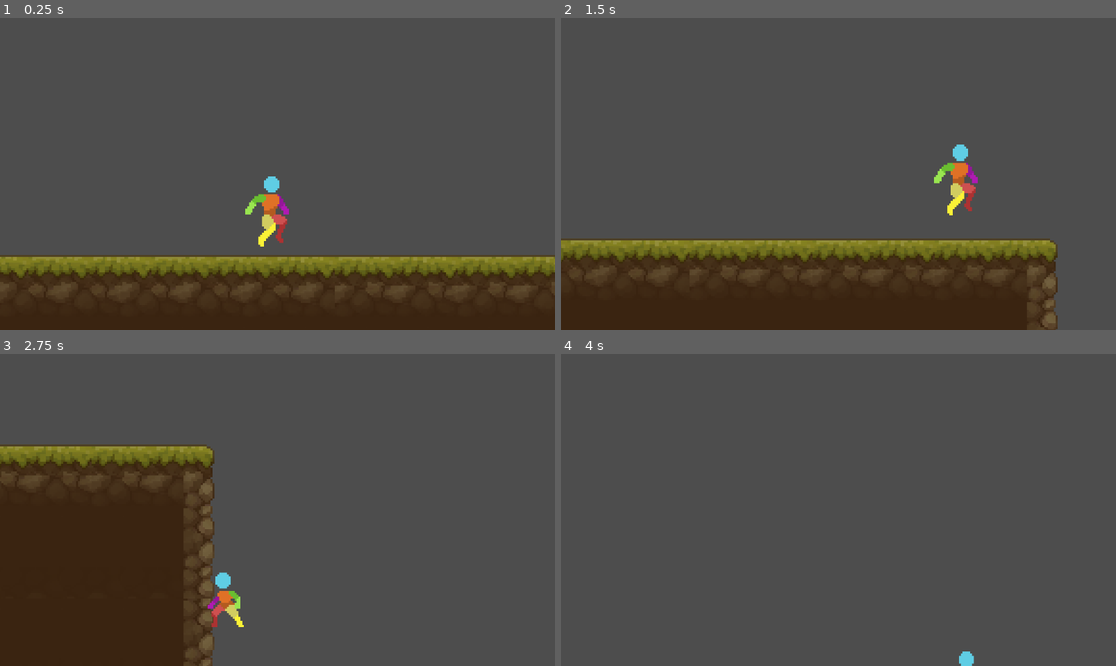
Above: before the commit, frames 1-4 (two rows, left to right).
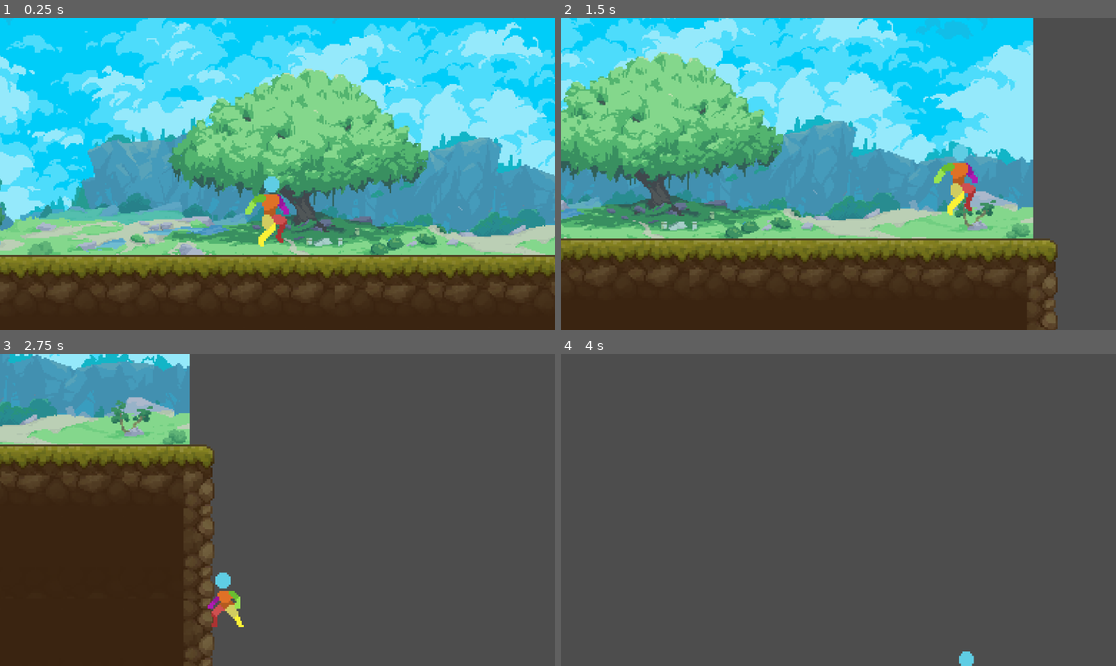
Above: after the commit, the same moments.

Repository: KobyS82/Platformer
Game: Godot game, scene res://Levels/test_level.tscn
The game is run twice, just before and just after one commit, with the same random seed, the same clock (stepped at 60 frames per second) and the same inputs.
Inputs:
- Up to frame 1 (0.25 s): no input
- Up to frame 2 (1.5 s): hold D (right) from 0.53 s (still down); tap Space (jump) at 0.6, 0.77, 1.07, 1.35 s
- Up to frame 3 (2.75 s): tap Space (jump) at 1.52, 1.82, 2.1 s; release D (right) at 2.03 s; hold A (left) from 2.03 s (still down)
- Up to frame 4 (4 s): release A (left) at 2.78 s; hold D (right) from 2.78 s (still down); tap Space (jump) at 2.85, 3.02, 3.32, 3.6, 3.77 s

The runs differ from the first frame. In frame 1, 75% of the frame differs, in the area x 0-100%, y 0-76%; in frame 2, 59%; in frame 3, 9.9%; in frame 4, nothing differs.

Commit message:
added background and started state machine

Diff:
--- a/Character/player.tscn
+++ b/Character/player.tscn
@@ -288,12 +288,123 @@
 radius = 6.5
 height = 29.0
 
+[sub_resource type="Animation" id="Animation_xev0a"]
+resource_name = "idle"
+loop_mode = 1
+tracks/0/type = "value"
+tracks/0/imported = false
+tracks/0/enabled = true
+tracks/0/path = NodePath("Sprite2D:texture")
+tracks/0/interp = 1
+tracks/0/loop_wrap = true
+tracks/0/keys = {
+"times": PackedFloat32Array(0),
+"transitions": PackedFloat32Array(1),
+"update": 1,
+"values": [ExtResource("1_6qlk8")]
+}
+tracks/1/type = "value"
+tracks/1/imported = false
+tracks/1/enabled = true
+tracks/1/path = NodePath("Sprite2D:hframes")
+tracks/1/interp = 1
+tracks/1/loop_wrap = true
+tracks/1/keys = {
+"times": PackedFloat32Array(0),
+"transitions": PackedFloat32Array(1),
+"update": 1,
+"values": [10]
+}
+tracks/2/type = "value"
+tracks/2/imported = false
+tracks/2/enabled = true
+tracks/2/path = NodePath("Sprite2D:frame")
+tracks/2/interp = 1
+tracks/2/loop_wrap = true
+tracks/2/keys = {
+"times": PackedFloat32Array(0, 0.1, 0.2, 0.3, 0.4, 0.5, 0.6, 0.7, 0.8, 0.9, 1),
+"transitions": PackedFloat32Array(1, 1, 1, 1, 1, 1, 1, 1, 1, 1, 1),
+"update": 1,
+"values": [0, 1, 2, 3, 4, 5, 6, 7, 8, 9, 9]
+}
+
+[sub_resource type="Animation" id="Animation_sdvi7"]
+length = 0.001
+tracks/0/type = "value"
+tracks/0/imported = false
+tracks/0/enabled = true
+tracks/0/path = NodePath("Sprite2D:frame")
+tracks/0/interp = 1
+tracks/0/loop_wrap = true
+tracks/0/keys = {
+"times": PackedFloat32Array(0),
+"transitions": PackedFloat32Array(1),
+"update": 1,
+"values": [0]
+}
+
+[sub_resource type="Animation" id="Animation_4gx30"]
+resource_name = "run"
+length = 0.8
+loop_mode = 1
+tracks/0/type = "value"
+tracks/0/imported = false
+tracks/0/enabled = true
+tracks/0/path = NodePath("Sprite2D:texture")
+tracks/0/interp = 1
+tracks/0/loop_wrap = true
+tracks/0/keys = {
+"times": PackedFloat32Array(0),
+"transitions": PackedFloat32Array(1),
+"update": 1,
+"values": [ExtResource("5_2fnwr")]
+}
+tracks/1/type = "value"
+tracks/1/imported = false
+tracks/1/enabled = true
+tracks/1/path = NodePath("Sprite2D:hframes")
+tracks/1/interp = 1
+tracks/1/loop_wrap = true
+tracks/1/keys = {
+"times": PackedFloat32Array(0),
+"transitions": PackedFloat32Array(1),
+"update": 1,
+"values": [8]
+}
+tracks/2/type = "value"
+tracks/2/imported = false
+tracks/2/enabled = true
+tracks/2/path = NodePath("Sprite2D:frame")
+tracks/2/interp = 1
+tracks/2/loop_wrap = true
+tracks/2/keys = {
+"times": PackedFloat32Array(0, 0.1, 0.2, 0.3, 0.4, 0.5, 0.6, 0.7),
+"transitions": PackedFloat32Array(1, 1, 1, 1, 1, 1, 1, 1),
+"update": 1,
+"values": [0, 1, 2, 3, 4, 5, 6, 7]
+}
+
+[sub_resource type="AnimationLibrary" id="AnimationLibrary_7jesx"]
+_data = {
+"RESET": SubResource("Animation_sdvi7"),
+"idle": SubResource("Animation_xev0a"),
+"run": SubResource("Animation_4gx30")
+}
+
+[sub_resource type="AnimationNodeBlendSpace1D" id="AnimationNodeBlendSpace1D_qgxkq"]
+
+[sub_resource type="AnimationNodeStateMachine" id="AnimationNodeStateMachine_hakgs"]
+states/Move/node = SubResource("AnimationNodeBlendSpace1D_qgxkq")
+states/Move/position = Vector2(379, 100)
+
+[sub_resource type="AnimationNodeStateMachinePlayback" id="AnimationNodeStateMachinePlayback_1xv2o"]
+
 [node name="Player" type="CharacterBody2D"]
 script = ExtResource("1_20lvu")
 
 [node name="AnimatedSprite2D" type="AnimatedSprite2D" parent="."]
 sprite_frames = SubResource("SpriteFrames_flgpq")
-animation = &"jump_end"
+animation = &"idle"
 autoplay = "idle"
 centered = false
 offset = Vector2(-25, -23.5)
@@ -302,4 +413,20 @@
 position = Vector2(0, 2)
 shape = SubResource("CapsuleShape2D_qmql6")
 
+[node name="Sprite2D" type="Sprite2D" parent="."]
+position = Vector2(-1, 0)
+texture = ExtResource("1_6qlk8")
+hframes = 10
+
+[node name="AnimationPlayer" type="AnimationPlayer" parent="."]
+libraries = {
+"": SubResource("AnimationLibrary_7jesx")
+}
+
+[node name="AnimationTree" type="AnimationTree" parent="."]
+tree_root = SubResource("AnimationNodeStateMachine_hakgs")
+anim_player = NodePath("../AnimationPlayer")
+parameters/playback = SubResource("AnimationNodeStateMachinePlayback_1xv2o")
+parameters/Move/blend_position = 0
+
 [connection signal="animation_finished" from="AnimatedSprite2D" to="." method="_on_animated_sprite_2d_animation_finished"]
--- a/Levels/test_level.tscn
+++ b/Levels/test_level.tscn
@@ -1,7 +1,8 @@
-[gd_scene load_steps=5 format=3 uid="uid://dmkojrnjfis65"]
+[gd_scene load_steps=6 format=3 uid="uid://dmkojrnjfis65"]
 
 [ext_resource type="Texture2D" uid="uid://byynbbkiqfn8x" path="res://Art/Pixel Art Platformer - Village Props v2.3.0/Texture/TX Tileset Ground.png" id="1_gsw5c"]
 [ext_resource type="PackedScene" uid="uid://dpvnl2r8umfw" path="res://Character/player.tscn" id="2_863o4"]
+[ext_resource type="Texture2D" uid="uid://cfgadrvfy58lq" path="res://Art/Windrise Background/windrise-background.png" id="3_e5lcm"]
 
 [sub_resource type="TileSetAtlasSource" id="TileSetAtlasSource_oivqp"]
 texture = ExtResource("1_gsw5c")
@@ -2024,7 +2025,7 @@
 sources/0 = SubResource("TileSetAtlasSource_oivqp")
 
 [node name="TestLevel" type="Node2D"]
-position = Vector2(315, 49)
+position = Vector2(338, 37)
 scale = Vector2(0.995097, 1.00109)
 
 [node name="TileMap" type="TileMap" parent="."]
@@ -2049,3 +2050,12 @@
 position_smoothing_enabled = true
 drag_horizontal_enabled = true
 drag_vertical_enabled = true
+
+[node name="TextureRect" type="TextureRect" parent="."]
+z_index = -3
+offset_left = -408.0
+offset_top = -105.885
+offset_right = -26.0004
+offset_bottom = 37.1154
+texture = ExtResource("3_e5lcm")
+expand_mode = 1
Binary file added: Art/Asset Pack-V3/Basic Sword Attack 1/player sword atk 64x64.aseprite
Binary file added: Art/Asset Pack-V3/Basic Sword Attack 1/player sword atk 64x64.png
Not shown, added: Art/Asset Pack-V3/Basic Sword Attack 1/player sword atk 64x64.png.import
Binary file added: Art/Asset Pack-V3/Player Death/Player Death 64x64.aseprite
Binary file added: Art/Asset Pack-V3/Player Death/Player Death 64x64.png
Not shown, added: Art/Asset Pack-V3/Player Death/Player Death 64x64.png.import
Binary file added: Art/Asset Pack-V3/Player Hurt-Damaged/Player Hurt 48x48.aseprite
Binary file added: Art/Asset Pack-V3/Player Hurt-Damaged/Player Hurt 48x48.png
Not shown, added: Art/Asset Pack-V3/Player Hurt-Damaged/Player Hurt 48x48.png.import
Binary file added: Art/Asset Pack-V3/Player Punch/Player Punch 64x64.aseprite
Binary file added: Art/Asset Pack-V3/Player Punch/Player Punch 64x64.png
Not shown, added: Art/Asset Pack-V3/Player Punch/Player Punch 64x64.png.import
(and 28 more such lines)
